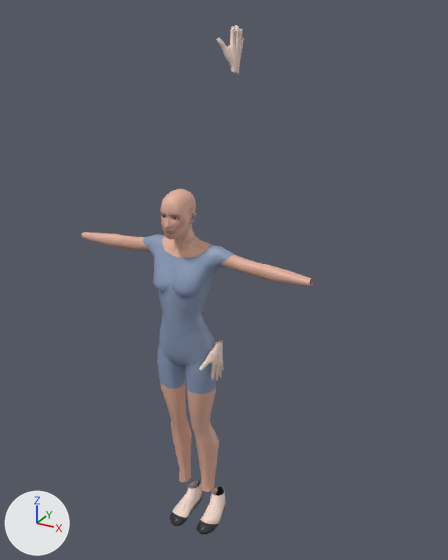
The COLLADA model assets/models/collada/Animations/FemaleBodyAnimations/Female_Anim_No.dae, before and after one commit.
The view is the same before and after, from a 50 mm lens placed at (0.0143, -0.0224, 0.0255), pointed at (-0.0009, 0.0051, 0.0117). Arrows for +X, +Y and +Z are at lower left; the lights stay in place. Where no turn or scale is listed for an object, it has been applied to the vertices.

In view in the first picture: 'Hands', 'HeadGeo', 'LegsNude', 'Shoes', 'TorsoNude'.
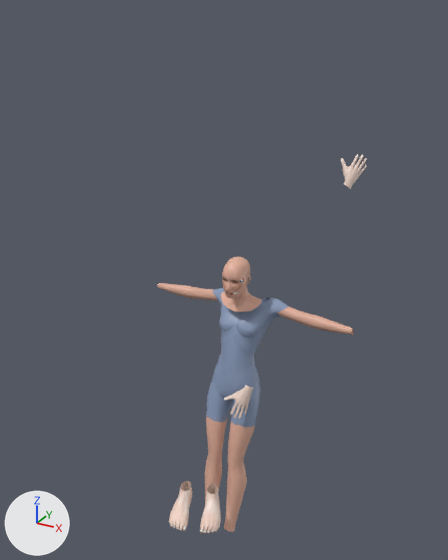
Where the newer file only moved an object's origin or applied its transform, the numbers keep the older frame.

Changed parts and their boxes (x1, y1, x2, y2) in the pictures (448 x 560 px; the box of a moved part takes in the faces that stretch with it):
'LegsNude', deleted: before (157, 322, 219, 492)
'TorsoNude', deleted: before (81, 232, 313, 336)
'Legs_Nude', added: after (205, 359, 261, 532)
'Torso_Nude', added: after (157, 283, 353, 370)
'HeadGeo', reshaped (18% narrower, 19% shorter): before (160, 189, 210, 258); after (221, 256, 262, 312)
'Shoes', reshaped, moved, turned: before (170, 480, 226, 534); after (169, 481, 221, 534)
'Hands', deleted: before (199, 25, 244, 381)
'Hands_Nude', added: after (224, 154, 367, 419)
part 1 of me_headgeoshape, deleted (beige): before (160, 189, 210, 258)
part 2 of me_headgeoshape, added (beige): after (221, 256, 262, 312)
part 3 of me_shoesshape, moved or reshaped: before (170, 485, 226, 534); after (169, 485, 221, 534)
part 4 of me_shoesshape, recoloured: before (182, 496, 217, 511); after (178, 500, 215, 510)

What the commit changed:
Picture 'FemaleFeetCLR.png' (img_femalefeetclr_png) is new.
Material 'FeetShader' (mat_feetshader) is new.
Its texture is img_femalefeetclr_png.
Its roughness is 0.47.
me_headgeoshape is used by ob_headgeo; location (-0.00031, 0.0, 0.0).
me_headgeoshape had 590 vertices, 1142 faces and spanned x -0.00123..0.00127, y -0.00124..0.00102, z 0.01506..0.01814.
me_headgeoshape now has 590 vertices, 569 faces and spans x -0.00094..0.00155, y 0.00383..0.00613, z 0.01014..0.01324.
me_headgeoshape part 1: 590 vertices removed from x -0.00123..0.00127, y -0.00124..0.00102, z 0.01506..0.01814.
me_headgeoshape part 2: 590 vertices added at x -0.00094..0.00155, y 0.00383..0.00613, z 0.01014..0.01324.
me_shoesshape is used by ob_shoes; location (0.00048, -0.00005, -0.00004); rotation (-0.0178, -0.0764, 0.0555), in degrees (-1, -4.4, 3.2).
me_shoesshape had 184 vertices, 344 faces and spanned x -0.00138..0.00138, y -0.00152..0.00135, z -0.00001..0.00113.
me_shoesshape now has 200 vertices, 190 faces and spans x -0.00138..0.00138, y -0.00148..0.00135, z -0.00005..0.00113.
me_shoesshape part 3: 116 vertices removed from x -0.00138..0.00138, y -0.00152..0.00128, z -0.00001..0.00045; 132 vertices added at x -0.00138..0.00138, y -0.00148..0.00128, z -0.00005..0.00051.
me_shoesshape part 4: 2 faces spanning x -0.00104..0.00104, y -0.00027..0.00023, z 0.00058..0.00076 switch from mat_blinn6 (picture img_femaleflatshoeclr_png) to mat_feetshader (picture img_femalefeetclr_png).
Mesh me_hands_nudeshape is new.
It has 500 vertices, 494 faces and spans x 0.00669..0.01125, y -0.01496..-0.0063, z -0.00255..0.0111.
It uses material mat_blinn7 (picture img_femalehandsclr_png).
Mesh me_torso_nudeshape is new.
It has 270 vertices, 250 faces and spans x -0.00623..0.00623, y 0.0023..0.00543, z 0.01079..0.01479.
It uses material mat_blinn2 (picture img_femalecbodyclr_png).
Mesh me_legs_nudeshape is new.
It has 252 vertices, 240 faces and spans x -0.00159..0.00159, y 0.00068..0.00417, z 0.00053..0.0112.
It uses material mat_blinn2 (picture img_femalecbodyclr_png).
Object 'LegsNude' (ob_legsnude) is deleted.
Object 'TorsoNude' (ob_torsonude) is deleted.
Object 'Hands' (ob_hands) is deleted.
Object 'Shoes' (ob_shoes) moves from (0.00048, -0.00005, -0.00004) to (0.00032, -0.00019, 0.0).
Object 'Shoes' (ob_shoes) turns from (-1, -4.4, 3.2) to (2.4, 2.4, 23) degrees about x, y and z.
Object 'Hands_Nude' (ob_hands_nude) is new; it shows me_hands_nudeshape.
Its location is (-0.00654, 0.01791, 0.00691).
Object 'Torso_Nude' (ob_torso_nude) is new; it shows me_torso_nudeshape.
Its location is (0.0, 0.00172, -0.00434).
Object 'Legs_Nude' (ob_legs_nude) is new; it shows me_legs_nudeshape.
Its location is (0.0, 0.00172, -0.00434).
